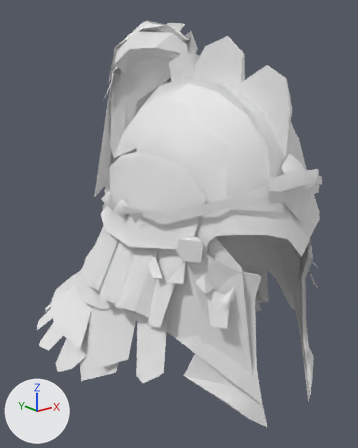
Renders of the glTF model godot-client/assets/actors/native/equipment/variants/human_female/sunmane_steppe_headgear_08.glb from each side of a commit.
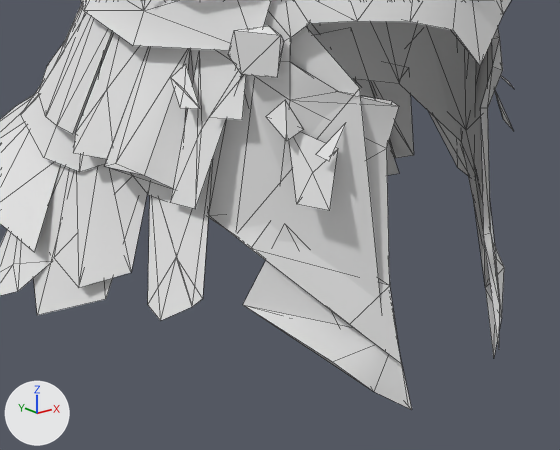
Old and new are each drawn whole from a 50 mm lens placed at (-0.378, -0.434, 0.214), pointed at (0.012, 0.054, 0.019) and again close up on the part from 18% to 95% of the width and 50% to 100% of the height. Arrows for +X, +Y and +Z are at lower left; the lights stay in place. The first two pictures are the older version. The close-ups show mesh edges as thin lines. Vertices at exactly the same position are counted once.

The older version as bpy lines, for what is in view:
```python
me_redplume_helm = bpy.data.meshes.new('Redplume Helm')
me_redplume_helm.from_pydata(...)  # 883 vertices, 1196 faces; spans x -0.161..0.161, y -0.154..0.312, z -0.153..0.269
me_redplume_helm.materials.append(mat_redplume_helm_base)  # its picture is missing
ob_redplume_helm = bpy.data.objects.new('Redplume Helm', me_redplume_helm)
ob_redplume_helm.location = (0.0, 0.0, 0.0)
```
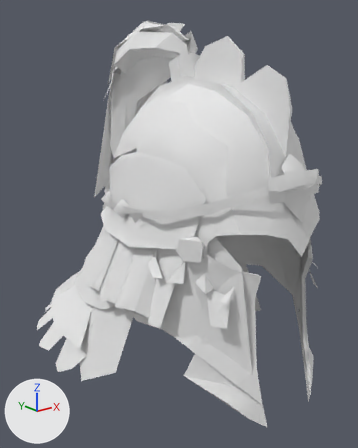
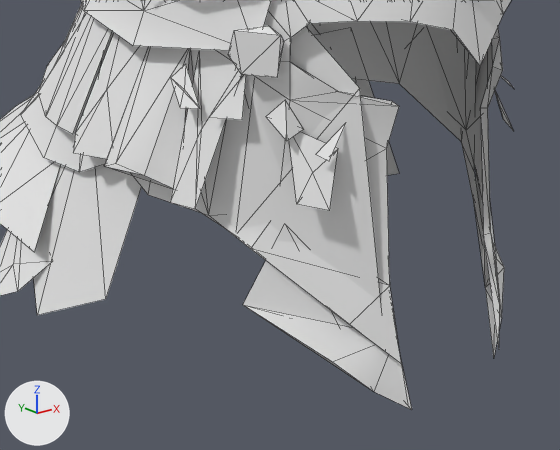
Location of each change, [x1, y1, x2, y2] in pixels of the close-ups (560 x 450 px):
```json
{"part": 1, "of": "me_redplume_helm", "change": "deleted", "before": [352, 65, 414, 158]}
{"part": 2, "of": "me_redplume_helm", "change": "deleted", "before": [148, 162, 212, 321]}
{"part": 3, "of": "me_redplume_helm", "change": "deleted", "before": [54, 164, 147, 288]}
{"part": 4, "of": "me_redplume_helm", "change": "deleted", "before": [429, 112, 476, 176]}
```

Edits to the scene script, one JSON object a line:
```json
{"block": "me_redplume_helm", "where": "# used by ob_redplume_helm; location = (0.0, 0.0, 0.0)"}
{"op": "remove", "block": "me_redplume_helm", "code": "me_redplume_helm.from_pydata(...)  # 883 vertices, 1196 faces; spans x -0.161..0.161, y -0.154..0.312, z -0.153..0.269"}
{"op": "add", "block": "me_redplume_helm", "code": "me_redplume_helm.from_pydata(...)  # 856 vertices, 1158 faces; spans x -0.161..0.161, y -0.154..0.312, z -0.153..0.269"}
{"block": "me_redplume_helm", "change": "me_redplume_helm part 1: the loose piece of 7 vertices spanning x 0.102..0.134, y -0.021..0.061, z -0.118..-0.028 is deleted"}
{"block": "me_redplume_helm", "change": "me_redplume_helm part 2: the loose piece of 7 vertices spanning x -0.127..-0.094, y -0.081..-0.022, z -0.102..-0.01 is deleted"}
{"block": "me_redplume_helm", "change": "me_redplume_helm part 3: the loose piece of 7 vertices spanning x -0.134..-0.102, y -0.022..0.061, z -0.118..-0.027 is deleted"}
{"block": "me_redplume_helm", "change": "me_redplume_helm part 4: the loose piece of 6 vertices spanning x 0.094..0.127, y -0.079..-0.022, z -0.102..-0.01 is deleted"}
```
